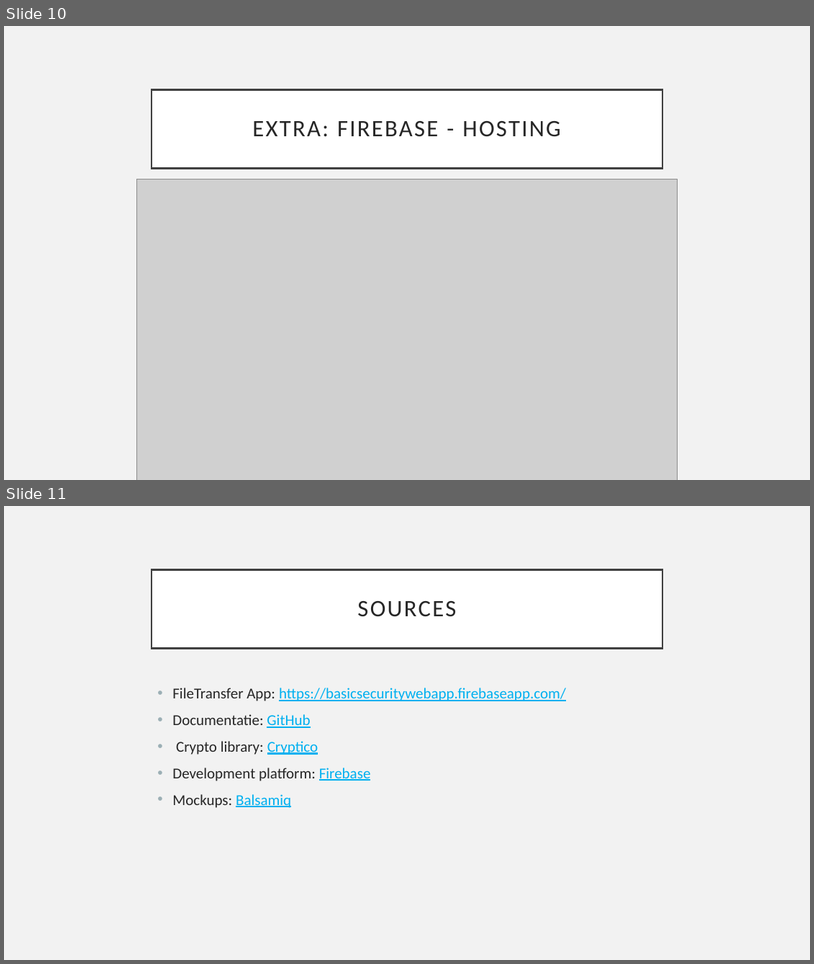
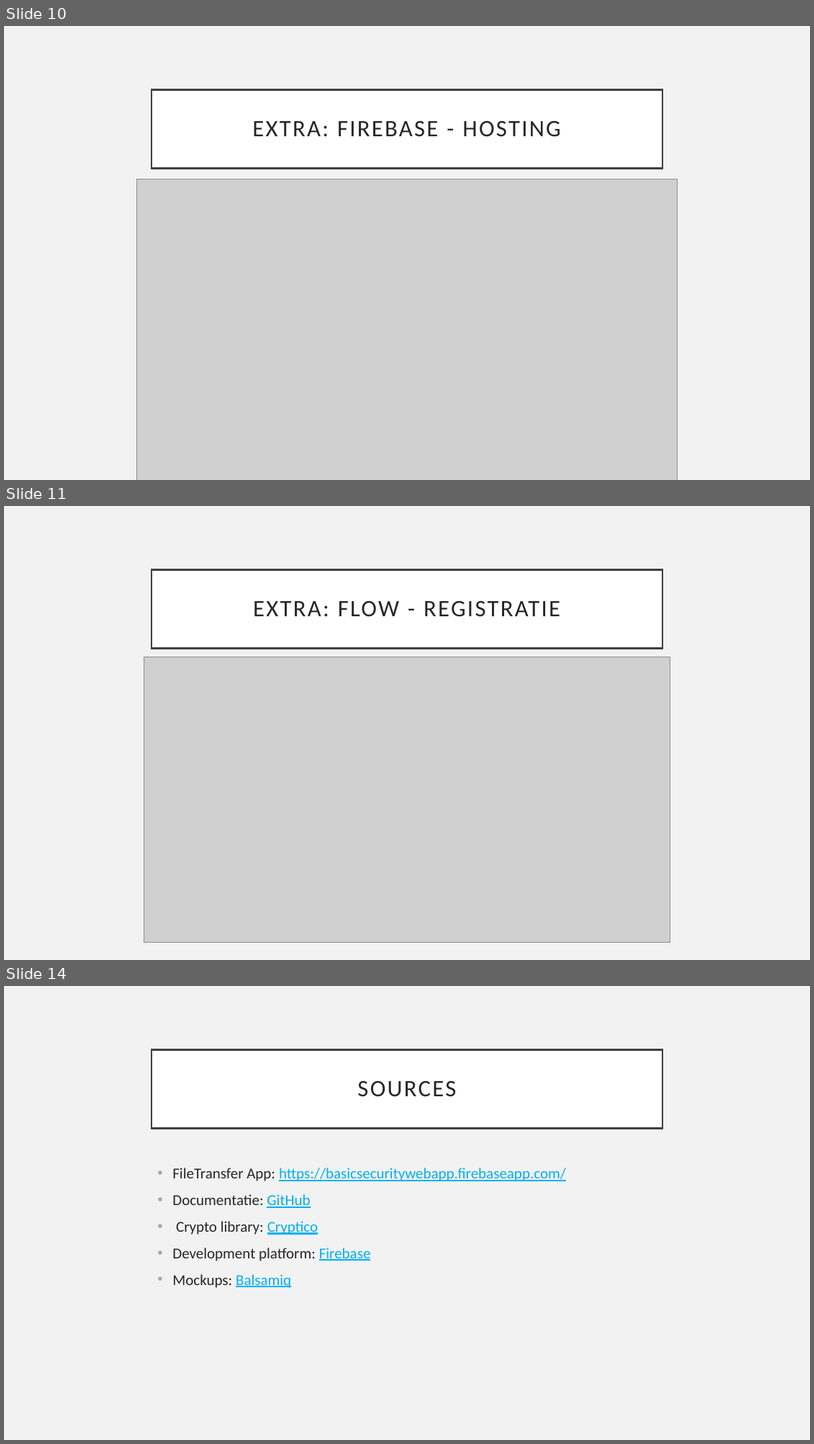
Before and after one commit to marielLatellaBarros/BasicSecurityWebApp, a slide deck: BS_WebApp.pptx. Shown one above the other, each under a label of ours: slides 10 and 11 before the commit, slides 10, 11 and 14 after it; the slides between them are not shown. The pictures are 814x964 and 814x1444 pixels, drawn with LibreOffice and Linux fonts; fonts in the diff are those of the drawing; grey boxes stand for pictures. Boxes give left, top, right and bottom in pixels: in the first picture for what was removed or moved away, otherwise in the second. Text is boxed around its words. In the diff, an @@ line names an element or a change of style, - is before the commit and + after.

```diff
--- a/BS_WebApp.pptx
+++ b/BS_WebApp.pptx
@@ slide 11 added at [4, 506, 810, 960], background #F2F2F2 @@
@@ title added at [152, 569, 663, 648], fill #FFFFFF, outline #404040 2.5 pt, 28 pt, text #262626 @@
+EXTRA: FLOW - REGISTRATIE
@@ picture added at [144, 656, 671, 942] @@
@@ what was slide 11 is now slide 14 @@
```
Also in this commit, not shown: 3 slides changed, 2 other slides added.
